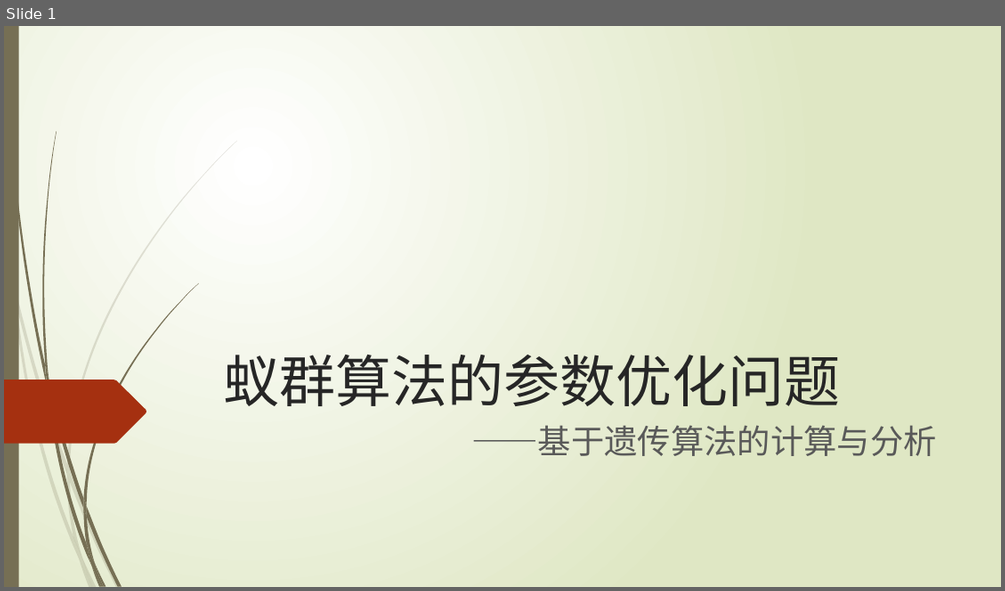
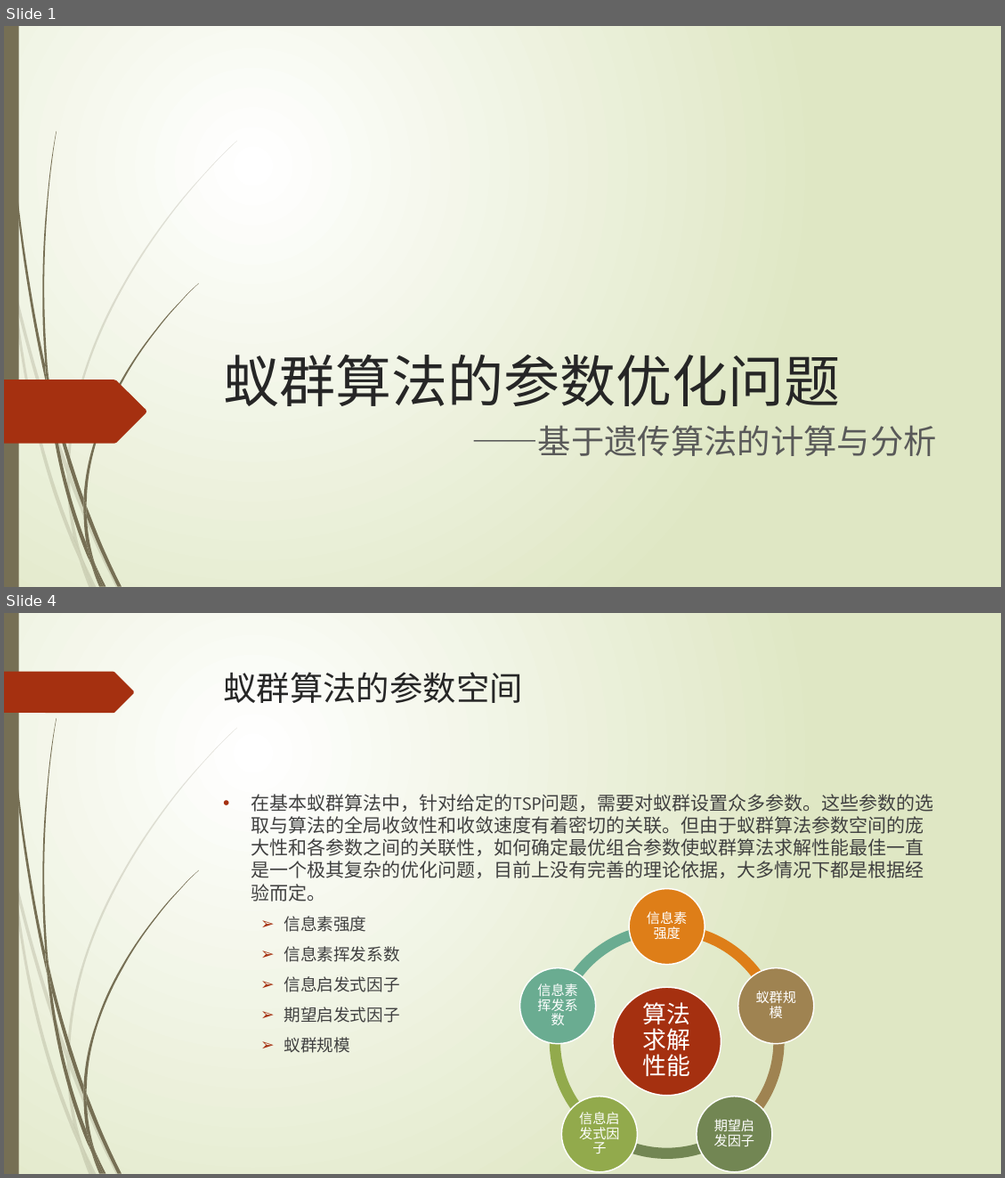
Before and after one commit to sigh0829/ga_aco, a slide deck: src/main/resources/draft/答辩演示文稿.pptx. Shown one above the other, each under a label of ours: slide 1 before the commit, slides 1 and 4 after it; the slides between them are not shown. The pictures are 1005x591 and 1005x1178 pixels, drawn with LibreOffice and Linux fonts; fonts in the diff are those of the drawing. Boxes give left, top, right and bottom in pixels: in the first picture for what was removed or moved away, otherwise in the second. Text is boxed around its words. In the diff, an @@ line names an element or a change of style, - is before the commit and + after.

```diff
--- a/src/main/resources/draft/答辩演示文稿.pptx
+++ b/src/main/resources/draft/答辩演示文稿.pptx
@@ slide 4 added at (x1=4, y1=613, x2=1001, y2=1174), background gradient #FFFFFF to #DFE8C4; not listed: 23 template elements that a slide beside it also shows @@
@@ freeform shape added at (x1=4, y1=672, x2=134, y2=713), fill #A53010 @@
@@ title added at (x1=224, y1=672, x2=523, y2=703), 32 pt, text #262626 @@
+蚁群算法的参数空间
@@ text added at (x1=251, y1=791, x2=934, y2=1053), 18 pt, text #404040 @@
+• 在基本蚁群算法中，针对给定的TSP问题，需要对蚁群设置众多参数。这些参数的选取与算法的全局收敛性和收敛速度有着密切的关联。但由于蚁群算法参数空间的庞大性和各参数之间的关联性，如何确定最优组合参数使蚁群算法求解性能最佳一直是一个极其复杂的优化问题，目前上没有完善的理论依据，大多情况下都是根据经验而定。
+  ➢ 信息素强度
+  ➢ 信息素挥发系数
+  ➢ 信息启发式因子
+  ➢ 期望启发式因子
+  ➢ 蚁群规模
@@ group added at (x1=520, y1=889, x2=814, y2=1172): 6 ellipses, 6 texts, 5 arch (boxed as its full ring)s @@
+算法求解性能
+信息素强度
+蚁群规模
+期望启发因子
+信息启发式因子
+信息素挥发系数
```
Also in this commit, not shown: 2 slides changed, 4 other slides added, 1 slide removed.
